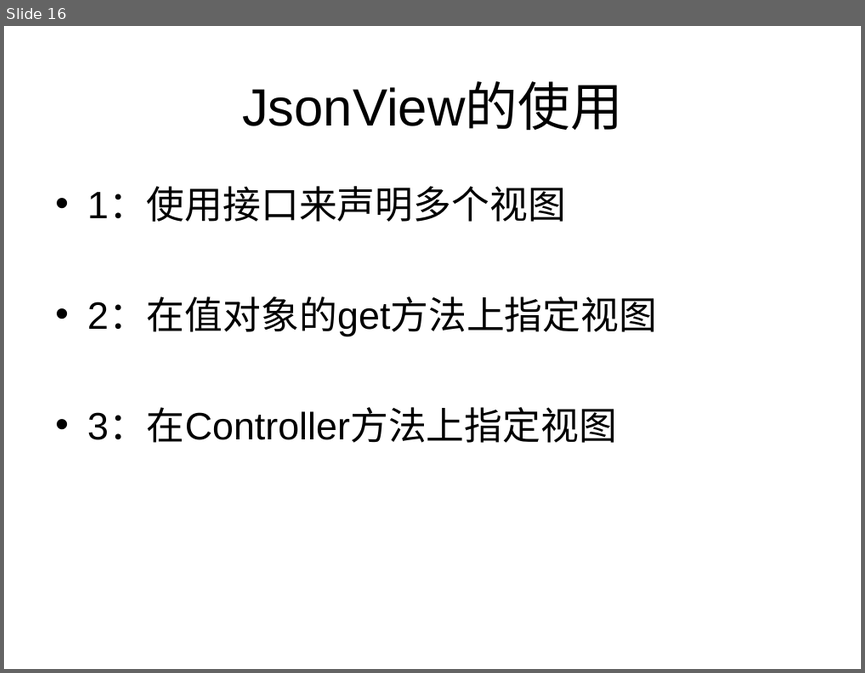
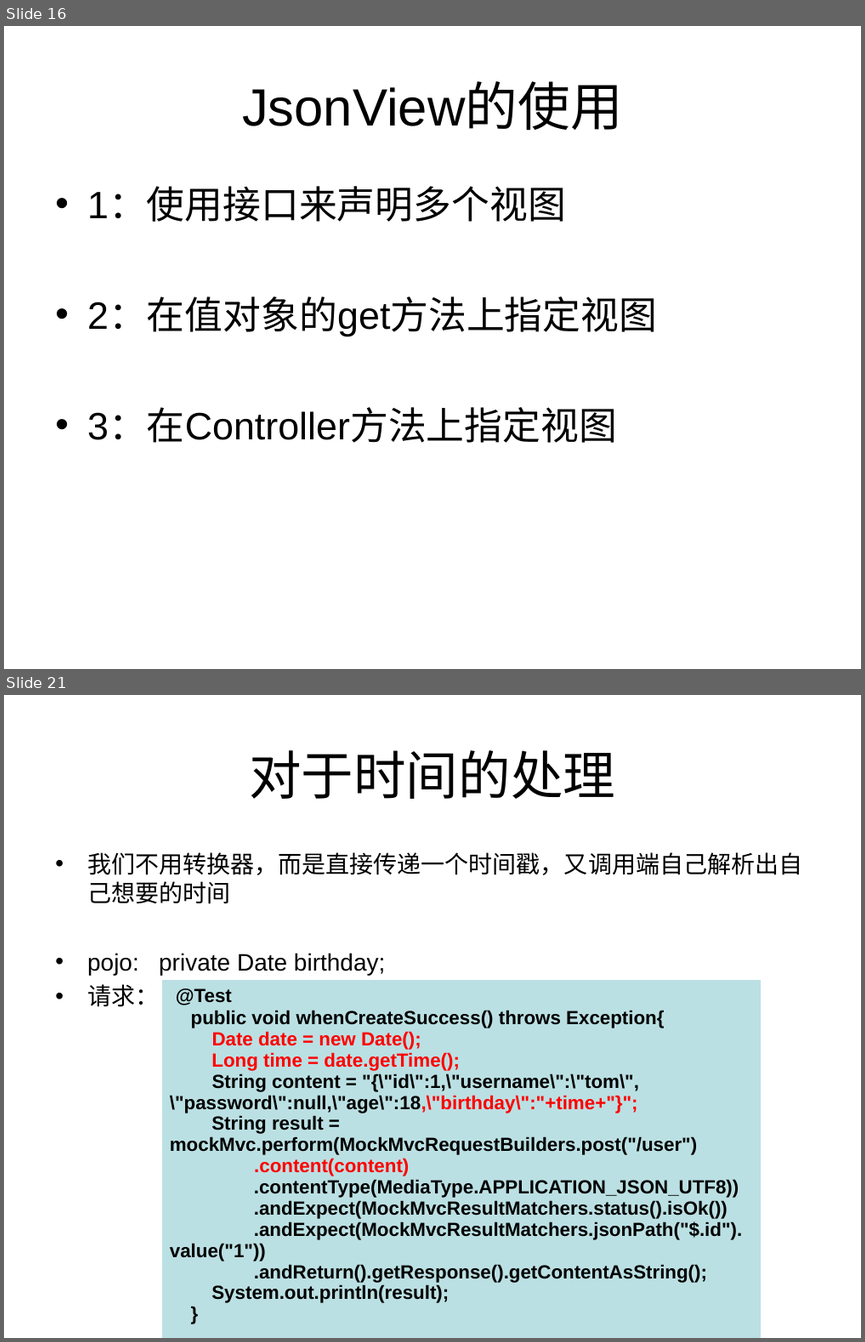
Before and after one commit to HangStarLi/Spring-Security, a slide deck: SpringSecurity.ppt. Shown one above the other, each under a label of ours: slide 16 before the commit, slides 16 and 21 after it; the slides between them are not shown. The pictures are 865x673 and 865x1342 pixels, drawn with LibreOffice and Linux fonts; fonts in the diff are those of the drawing. Boxes give left, top, right and bottom in pixels: in the first picture for what was removed or moved away, otherwise in the second. Text is boxed around its words. In the diff, an @@ line names an element or a change of style, - is before the commit and + after.

```diff
--- a/SpringSecurity.ppt
+++ b/SpringSecurity.ppt
@@ slide 21 added at [4,695,861,1338], background #FFFFFF @@
@@ title added at [249,750,615,799], 44 pt, text #000000 @@
+对于时间的处理
@@ text added at [87,852,802,1007], 20 pt, text #000000 @@
+• 我们不用转换器，而是直接传递一个时间戳，又调用端自己解析出自己想要的时间
+• pojo: private Date birthday;
+• 请求：
@@ table added at [161,979,761,1338], 1 rows, 1 columns @@
+@Test / public void whenCreateSuccess() throws Exception{ / Date date = new Date(); / Long time = date.getTime(); / String content = "{\"id\":1,\"username\":\"tom\",\"password\":null,\"age\":18,\"birthday\":"+time+"}"; / String result = mockMvc.perform(MockMvcRequestBuilders.post("/user") / .content(content) / .contentType(MediaType.APPLICATION_JSON_UTF8)) / .andExpect(MockMvcResultMatchers.status().isOk()) / .andExpect(MockMvcResultMatchers.jsonPath("$.id").value("1")) / .andReturn().getResponse().getContentAsString(); / System.out.println(result); / }
```
Also in this commit, not shown: 1 slide changed, 3 other slides added, 6 other files.
